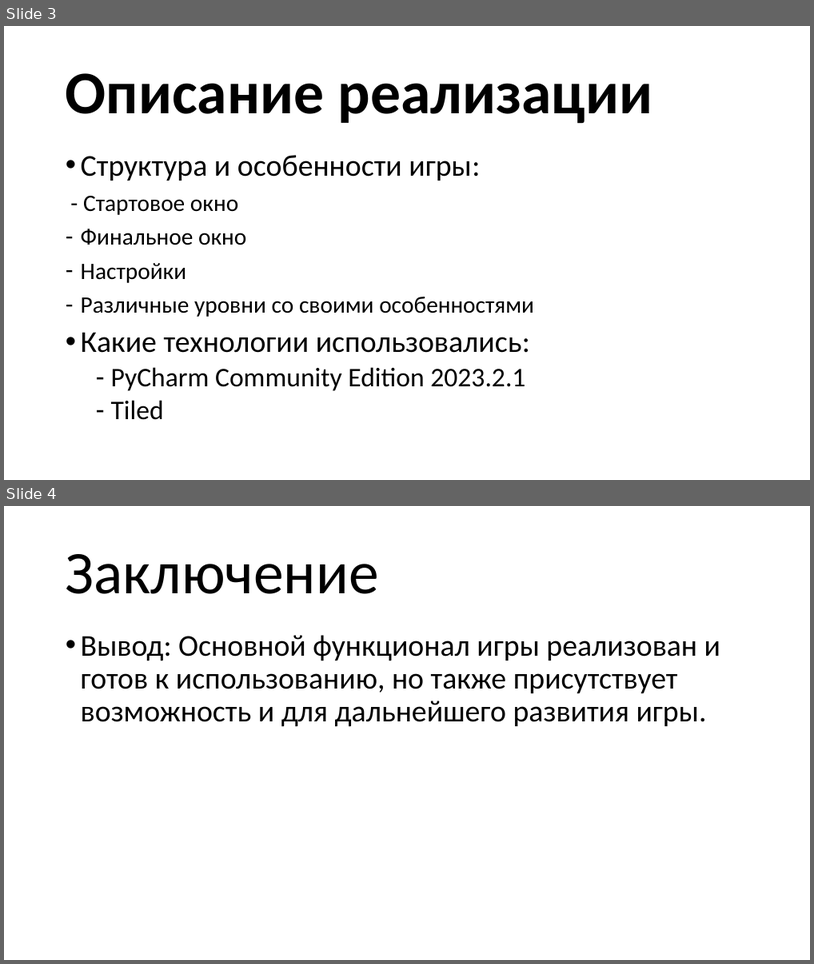
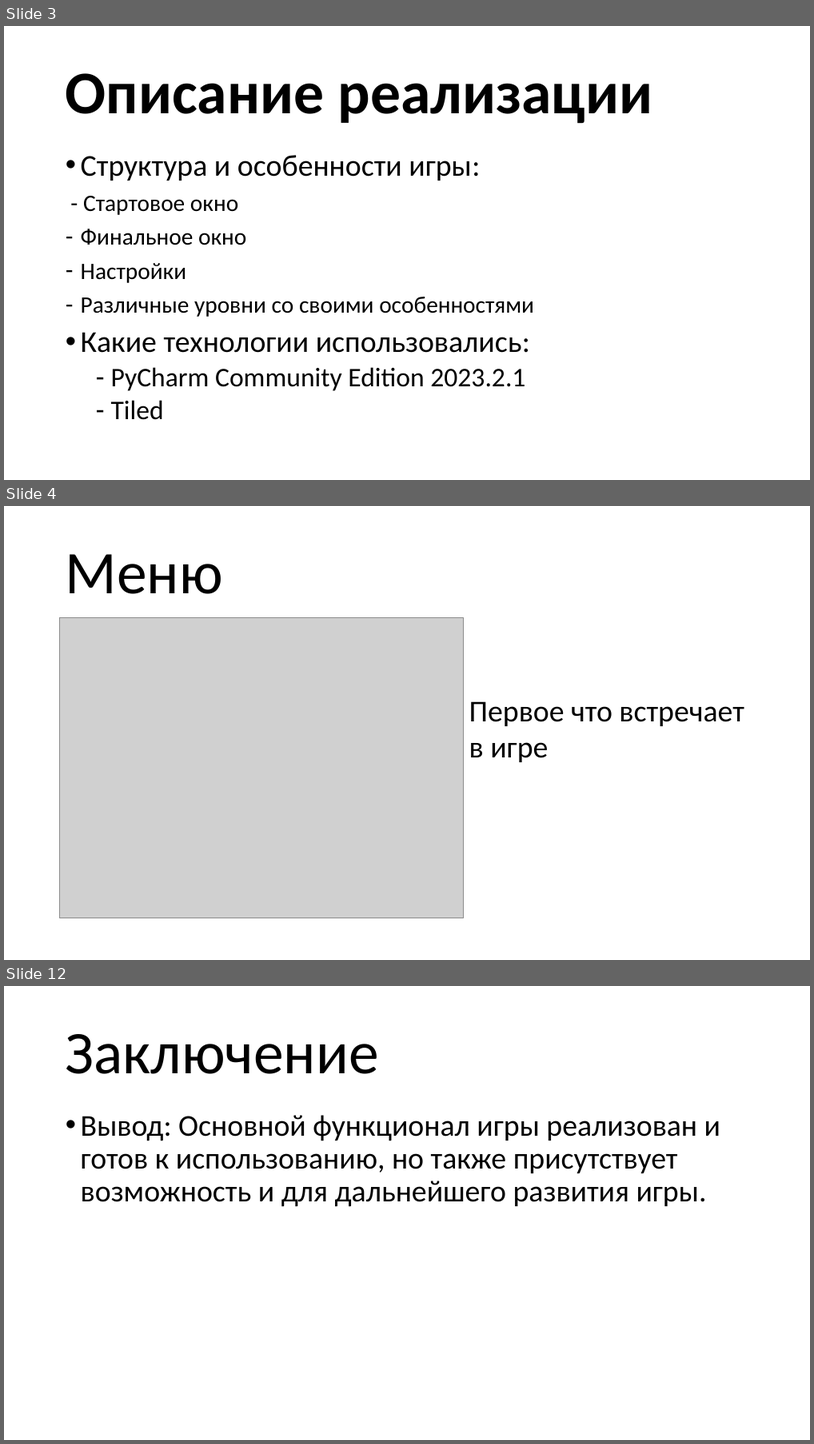
Before and after one commit to pikolala/yandex_project_2, a slide deck: презентация.pptx. Shown one above the other, each under a label of ours: slides 3 and 4 before the commit, slides 3, 4 and 12 after it; the slides between them are not shown. The pictures are 814x964 and 814x1444 pixels, drawn with LibreOffice and Linux fonts; fonts in the diff are those of the drawing; grey boxes stand for pictures. Boxes give left, top, right and bottom in pixels: in the first picture for what was removed or moved away, otherwise in the second. Text is boxed around its words. In the diff, an @@ line names an element or a change of style, - is before the commit and + after.

```diff
--- a/презентация.pptx
+++ b/презентация.pptx
@@ slide 4 added at (x1=4, y1=506, x2=810, y2=960), background #FFFFFF @@
@@ title added at (x1=66, y1=554, x2=223, y2=594), 72 pt, text #000000 @@
+Меню
@@ picture added at (x1=60, y1=618, x2=464, y2=918) @@
@@ text added at (x1=470, y1=701, x2=744, y2=762), 36 pt, text #000000 @@
+Первое что встречает
+в игре
@@ what was slide 4 is now slide 12 @@
```
Also in this commit, not shown: 7 other slides added, 54 other files.
